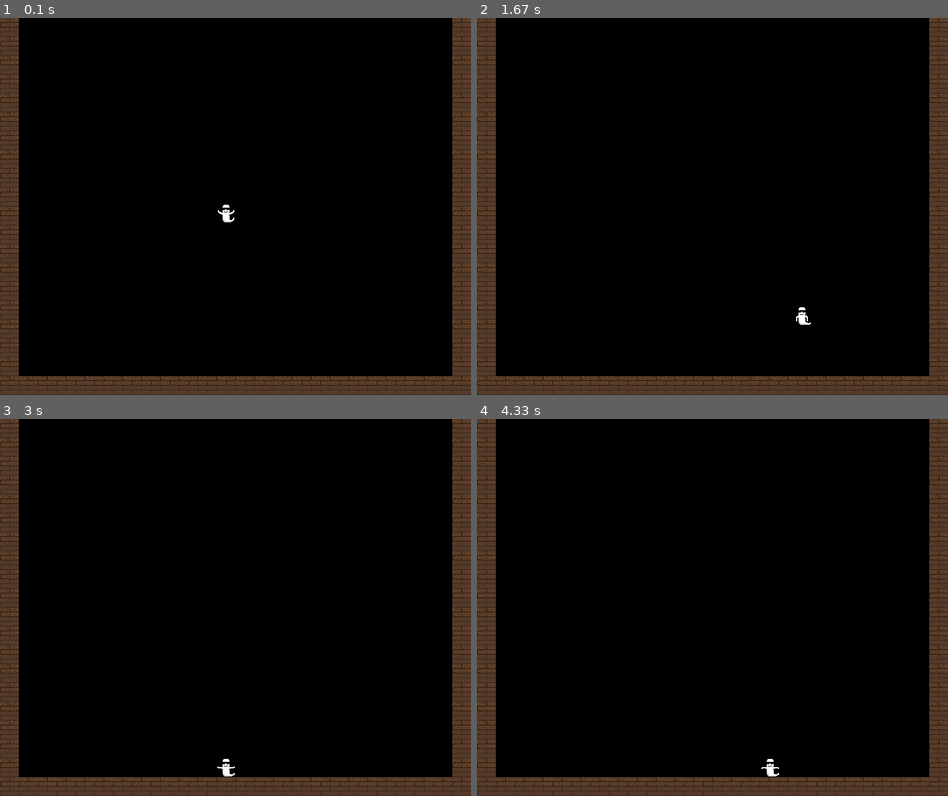
Above: before the commit, frames 1-4 (two rows, left to right).
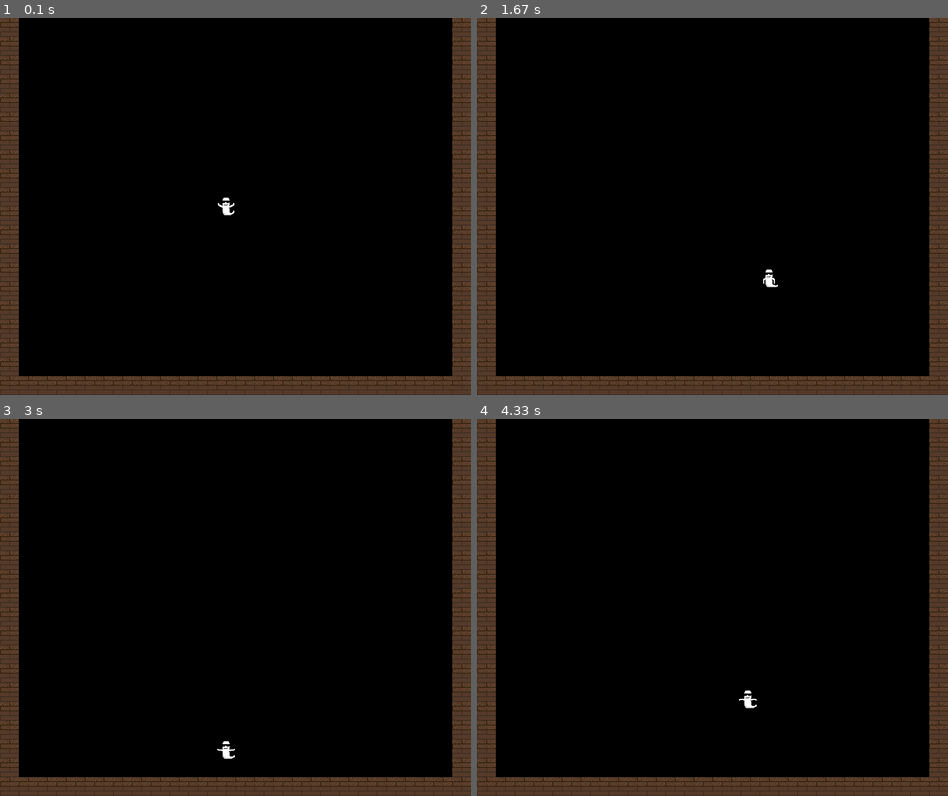
Above: after the commit, the same moments.

Repository: Cjreynol-zz/pygame-boilerplate
Game: pygame game, started from main.py
Same seed, same stepped clock (60 frames per second), same inputs: the game is played once before the commit and once after it.
Inputs:
- Up to frame 1 (0.1 s): no input
- Up to frame 2 (1.67 s): hold Right 0.33-0.8 s; hold Up 0.83-1.13 s; hold Right 1.17-1.63 s
- Up to frame 3 (3 s): hold Left 1.67-2.2 s; hold Down 2.23-2.53 s; hold Left 2.57-2.97 s
- Up to frame 4 (4.33 s): hold Up 3-3.37 s; hold Right 3.4-4.03 s; hold Down from 4.07 s (still down)

The runs differ from the first frame. In frame 1, 0.1% of the frame differs, in the area x 46-50%, y 47-55%; in frame 2, 0.1%, in the area x 60-71%, y 66-82%; in frame 3, 0.1%; in frame 4, 0.1%.

Commit message:
Improve movement code, creating ability to jump

Diff:
--- a/boilerplate/game_state.py
+++ b/boilerplate/game_state.py
@@ -16,7 +16,8 @@
 
     FPS = 30
     GHOST_ANIMATION_LENGTH = 5      # in frames
-    VELOCITY = 192
+    GRAVITY = (0, 256)
+    VELOCITY = 128
     JUMP_VELOCITY = VELOCITY * 2
 
     IMG_DIR = "assets"
@@ -37,7 +38,7 @@
         ghost =  MovableSprite(sprite_sheet, (32, 32),
                                 self.GHOST_ANIMATION_LENGTH, True)
         ghost.rect.midtop = (384, 304)
-        ghost.change_velocity((0, self.VELOCITY))
+        ghost.change_acceleration(self.GRAVITY)
         return ghost
 
     def _create_walls(self):
@@ -102,8 +103,8 @@
 
             elif event.type == KEYDOWN and event.key == K_UP:
                 self.ghost.change_velocity((0, -self.JUMP_VELOCITY))
-            elif event.type == KEYUP and event.key == K_UP:
-                self.ghost.change_velocity((0, self.JUMP_VELOCITY))
+#            elif event.type == KEYUP and event.key == K_UP:
+#                self.ghost.change_velocity((0, self.JUMP_VELOCITY))
 
             elif event.type == KEYDOWN and event.key == K_RIGHT:
                 self.ghost.change_velocity((self.VELOCITY, 0))
--- a/boilerplate/movable_sprite.py
+++ b/boilerplate/movable_sprite.py
@@ -14,21 +14,32 @@
         super().__init__(image, size, frame_length, loop, groups)
 
         self.velocity = Vector2()       # pixels per frame
+        self.acceleration = Vector2()
 
     def update(self, frame_rate, collide_group):
         """
         Move the sprite a fraction of its velocity (vel / frame_rate).
 
-        **Note** It is likely with this method that the rounding done when
-        calculating velocity (since Rects only moves by pixels, integer
-        values) that the total velocity will be wrong.  A future version
-        should correct this.
+        ** NOTE **
+        It is likely with this method that the rounding done when calculating
+        velocity (since Rects only moves by pixels, integer values) that the
+        total velocity will be wrong.  A future version should correct this.
         """
         super().update()
 
-        change = self.velocity / frame_rate
-        self.rect.topleft += change
-        collisions = spritecollide(self, collide_group, False)
+        delta_d = self.velocity / frame_rate
+        delta_v = self.acceleration / frame_rate
+
+        self.change_position(delta_d)
+        self.change_velocity(delta_v)
+
+        collisions = self._detect_collisions(collide_group)
+        self._handle_collisions(collisions)
+
+    def _handle_collisions(self, collisions):
+        """
+        Set proper position after collisions, make other state adjustments.
+        """
         if collisions:
             for collision in collisions:
                 if collision.rect.collidepoint(self.rect.midtop):
@@ -37,8 +48,26 @@
                     self.rect.right = collision.rect.left
                 elif collision.rect.collidepoint(self.rect.midbottom):
                     self.rect.bottom = collision.rect.top
+                    self.change_velocity((0, -self.velocity.y))
                 elif collision.rect.collidepoint(self.rect.midleft):
                     self.rect.left = collision.rect.right
 
+    def _detect_collisions(self, collide_group):
+        """
+        Determine if this Sprite intersects any of the Sprites in the other
+        group.
+
+        ** NOTE **
+        Very simple, fails to act as expected if the velocity moves this
+        Sprite through the colliding sprite
+        """
+        return spritecollide(self, collide_group, False)
+
     def change_velocity(self, delta_v):
         self.velocity += Vector2(delta_v)
+
+    def change_acceleration(self, delta_a):
+        self.acceleration += Vector2(delta_a)
+
+    def change_position(self, delta_d):
+        self.rect.topleft += Vector2(delta_d)
Not shown, changed: README.md
